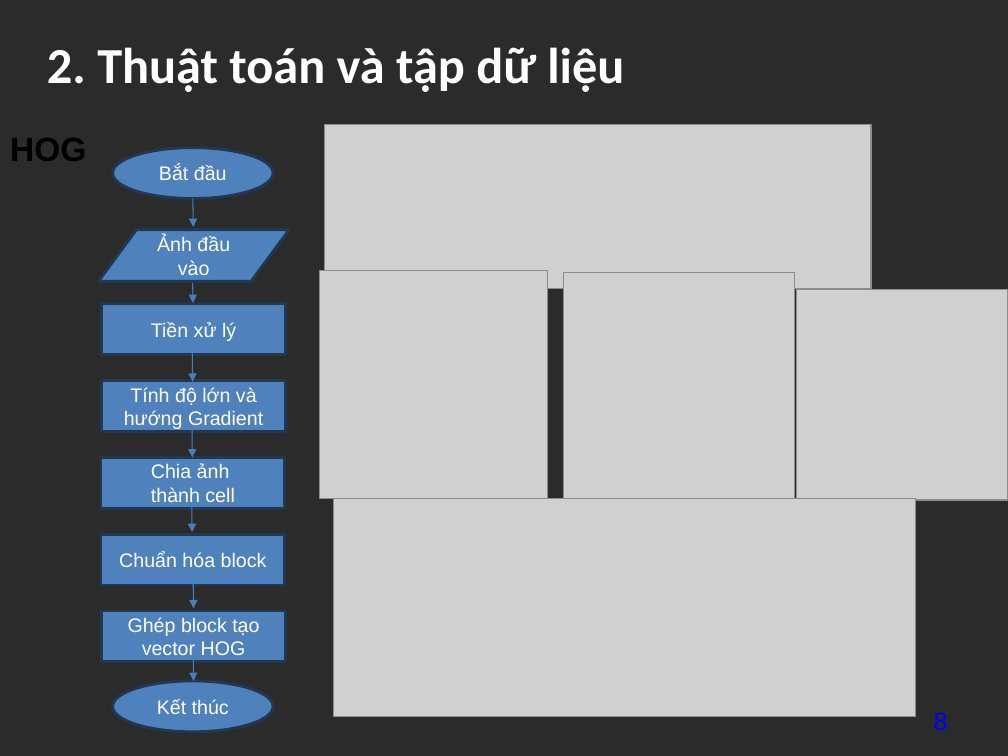
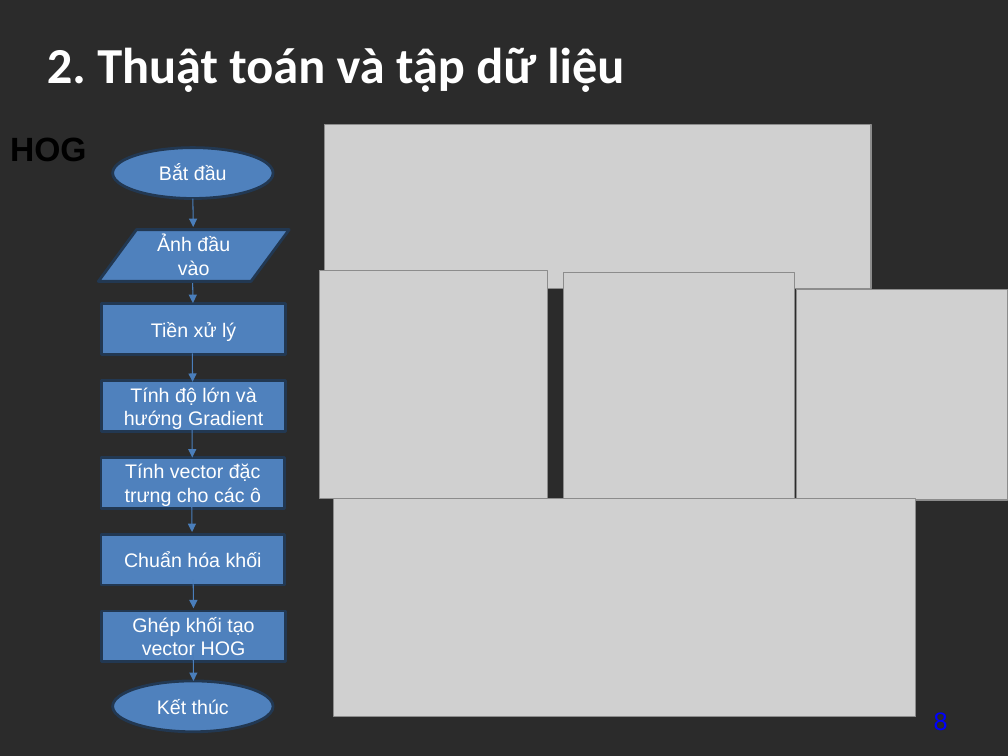
Before and after one commit to datdatnguyen2609/datdatnguyen2609, a slide deck: slide 8 of project/baitaplon/13_NguyenThanhDat211440519_baitaplon.pptx. Drawn at 1008x756 pixels with LibreOffice and Linux fonts; fonts in the diff are those of the drawing; grey boxes stand for pictures; background and template pictures are left out; a plain dark background stands for a picture behind light text. Boxes give left, top, right and bottom in pixels: in the first picture for what was removed or moved away, otherwise in the second. Text is boxed around its words. In the diff, an @@ line names an element or a change of style, - is before the commit and + after.

```diff
--- a/project/baitaplon/13_NguyenThanhDat211440519_baitaplon.pptx
+++ b/project/baitaplon/13_NguyenThanhDat211440519_baitaplon.pptx
@@ text in rectangle at (125,463,261,506): text changed @@
-Chia ảnh
-thành cell
+Tính vector đặc trưng cho các ô
@@ text in rectangle at (124,552,262,567): text changed @@
-Chuẩn hóa block
+Chuẩn hóa khối
@@ text in rectangle at (132,617,254,655): text changed @@
-Ghép block tạo vector HOG
+Ghép khối tạo vector HOG
```
Also in this commit, not shown: 1 slide added, 1 other file.
